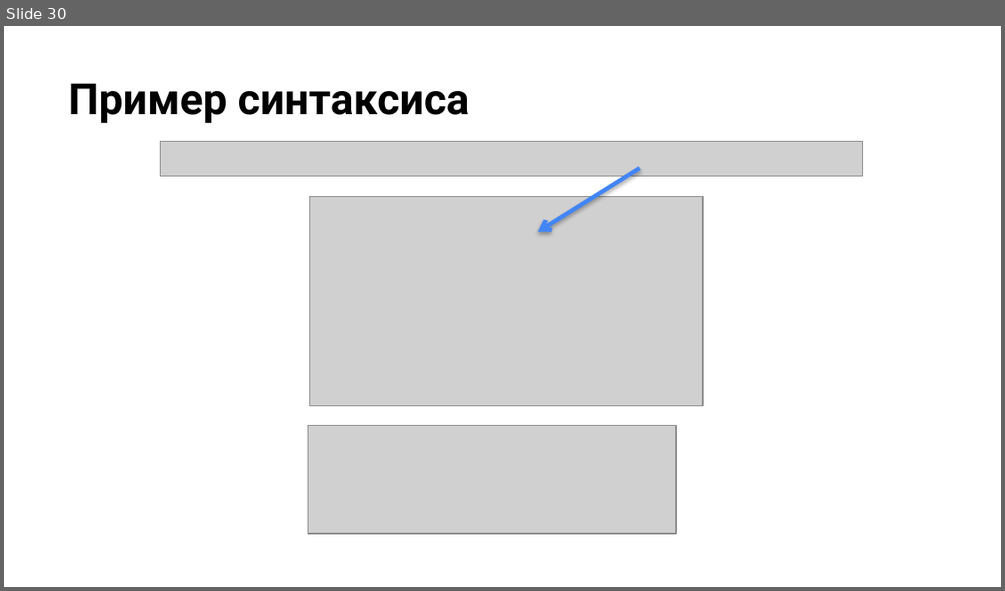
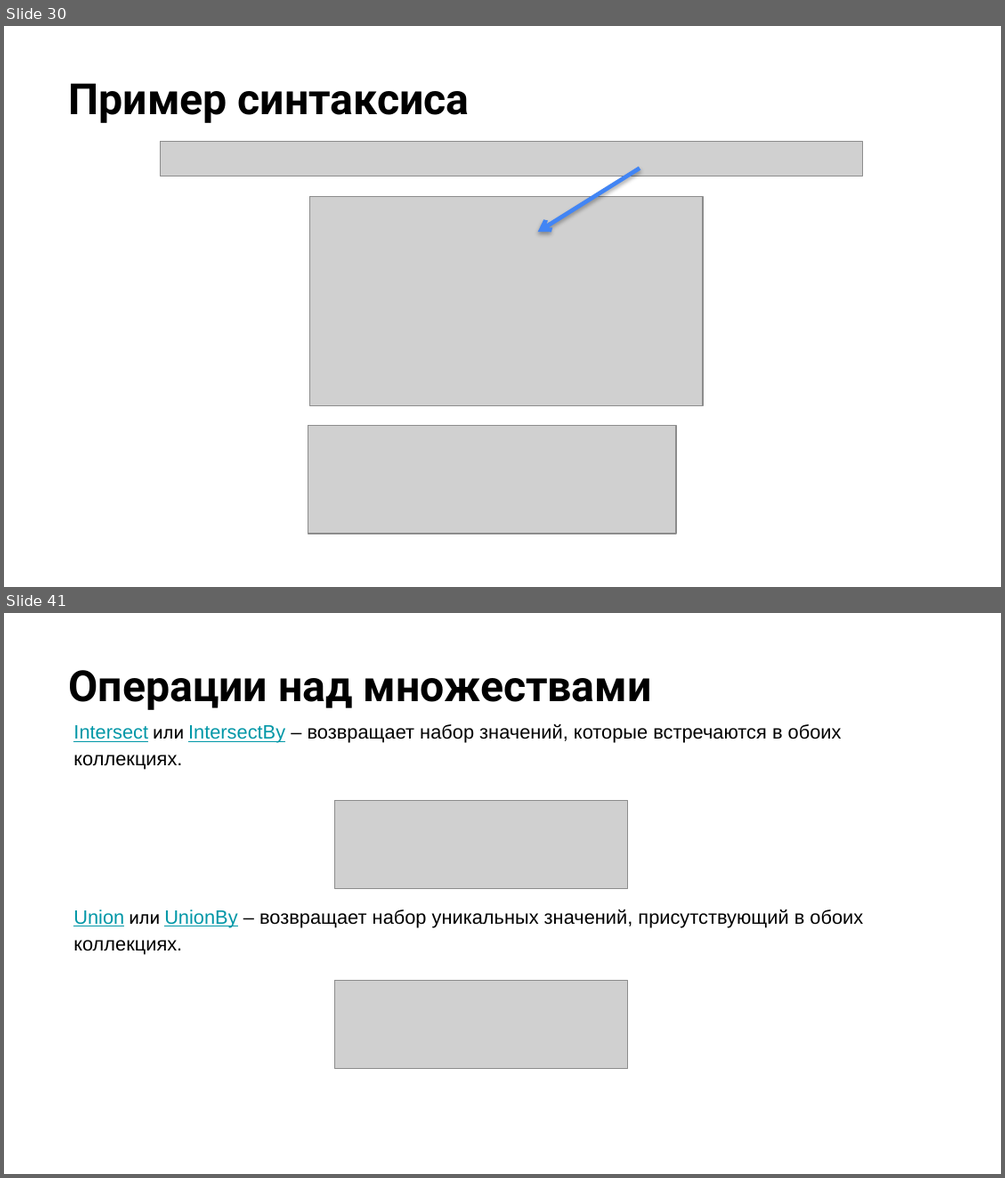
Before and after one commit to NilovPavel/OpenLessonLinq, a slide deck: LinqQueries.pptx. Shown one above the other, each under a label of ours: slide 30 before the commit, slides 30 and 41 after it; the slides between them are not shown. The pictures are 1005x591 and 1005x1178 pixels, drawn with LibreOffice and Linux fonts; fonts in the diff are those of the drawing; grey boxes stand for pictures; background and template pictures are left out. Boxes give left, top, right and bottom in pixels: in the first picture for what was removed or moved away, otherwise in the second. Text is boxed around its words. In the diff, an @@ line names an element or a change of style, - is before the commit and + after.

```diff
--- a/LinqQueries.pptx
+++ b/LinqQueries.pptx
@@ slide 41 added at <box>4,613,1001,1174</box>, background picture (left out) @@
@@ title added at <box>68,670,652,710</box>, 31 pt, text #000000, bold @@
+Операции над множествами
@@ text added at <box>73,723,841,770</box>, 14 pt, text #000000 @@
+Intersect или IntersectBy – возвращает набор значений, которые встречаются в обоих коллекциях.
@@ picture added at <box>335,801,628,889</box> @@
@@ text added at <box>73,908,863,955</box>, 14 pt, text #000000 @@
+Union или UnionBy – возвращает набор уникальных значений, присутствующий в обоих коллекциях.
@@ picture added at <box>335,980,628,1069</box> @@
```
Also in this commit, not shown: 31 other slides added.
